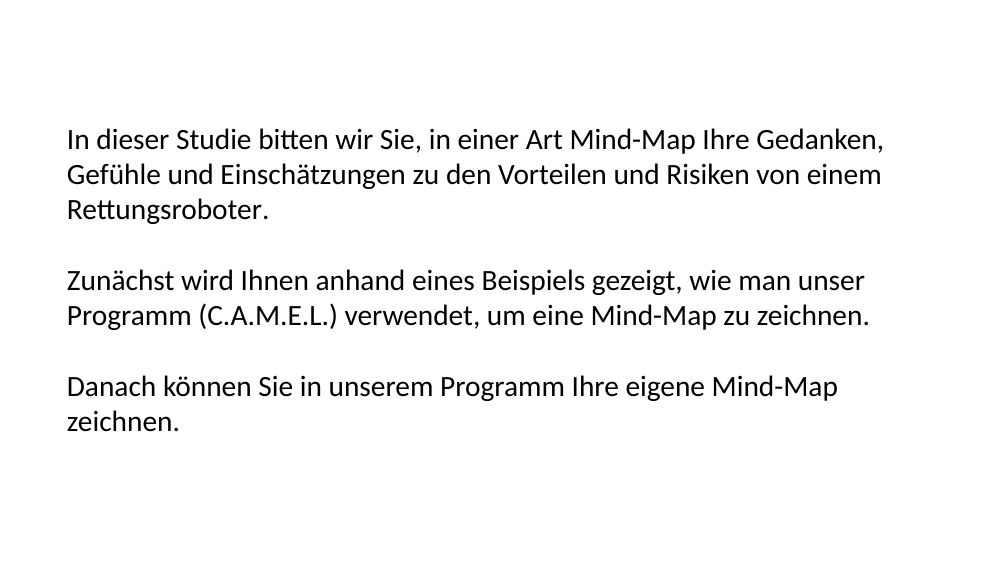
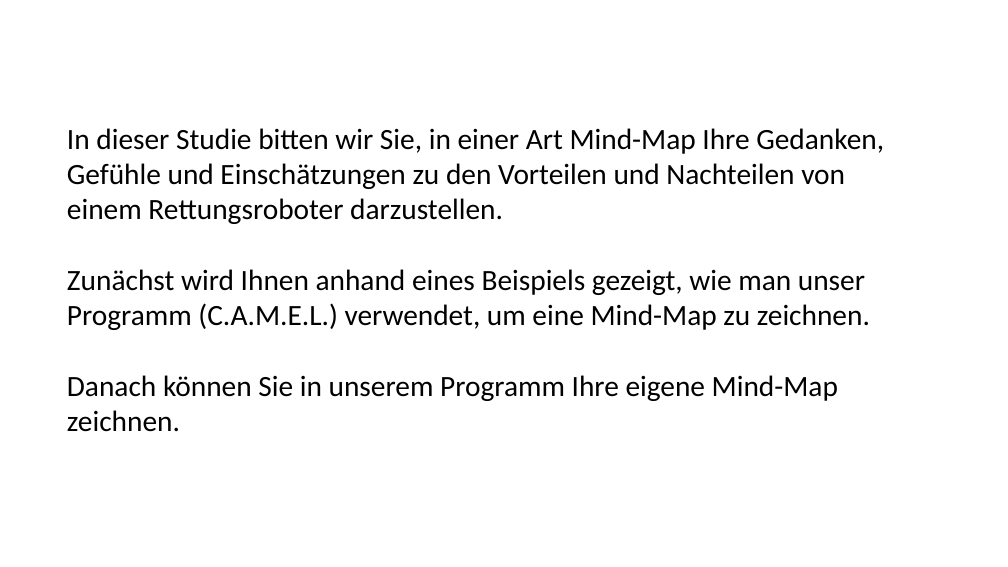
Before and after one commit to FennStatistics/livmats-studies, a slide deck: slide 26 of Studies/S2_softRobots/t2_CAMs/pre_CAM/static/CAMinst/CAMEL_Instrunctions_DE_noArrows_long_S2.pptx. Drawn at 1008x567 pixels with LibreOffice and Linux fonts; fonts in the diff are those of the drawing; background and template pictures are left out. Boxes give left, top, right and bottom in pixels: in the first picture for what was removed or moved away, otherwise in the second. Text is boxed around its words. In the diff, an @@ line names an element or a change of style, - is before the commit and + after.

```diff
--- a/Studies/S2_softRobots/t2_CAMs/pre_CAM/static/CAMinst/CAMEL_Instrunctions_DE_noArrows_long_S2.pptx
+++ b/Studies/S2_softRobots/t2_CAMs/pre_CAM/static/CAMinst/CAMEL_Instrunctions_DE_noArrows_long_S2.pptx
@@ text at [67,128,884,224]: text changed @@
-In dieser Studie bitten wir Sie, in einer Art Mind-Map Ihre Gedanken, Gefühle und Einschätzungen zu den Vorteilen und Risiken von einem Rettungsroboter.
+In dieser Studie bitten wir Sie, in einer Art Mind-Map Ihre Gedanken, Gefühle und Einschätzungen zu den Vorteilen und Nachteilen von einem Rettungsroboter darzustellen.
```
Also in this commit, not shown: 1 other slide changed, 41 other files.
